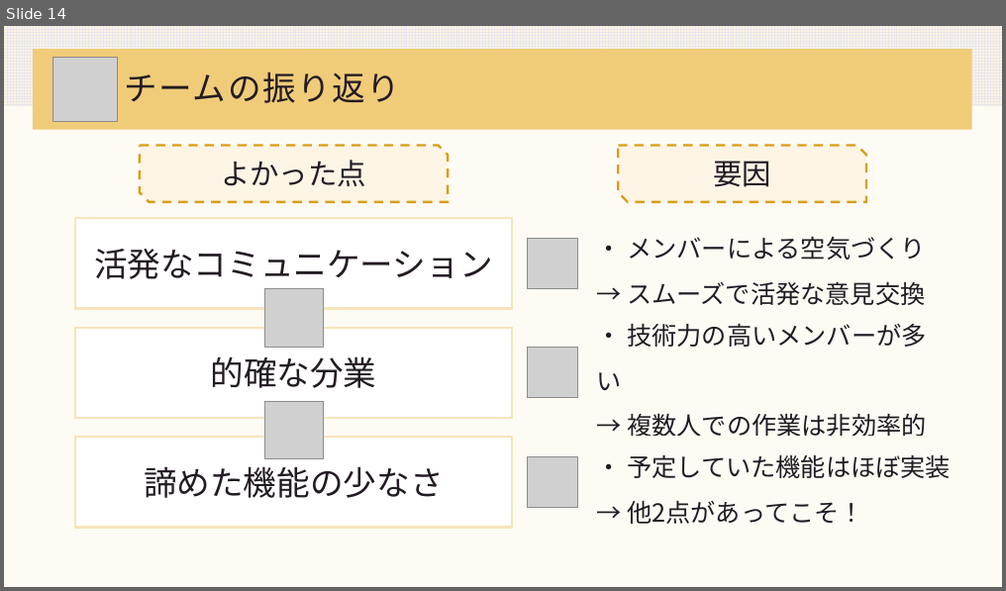
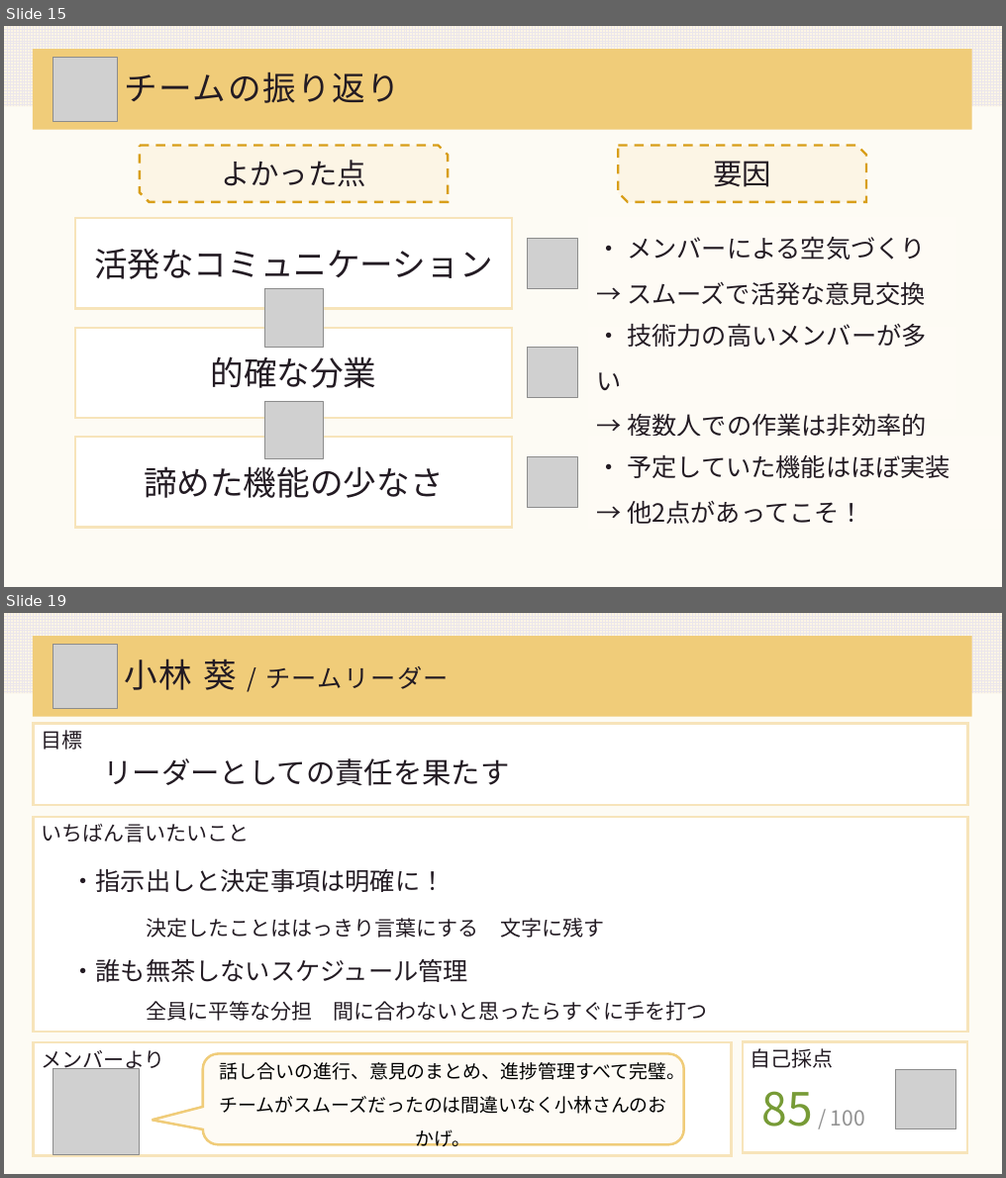
Before and after one commit to DOJO-2021/A-4, a slide deck: documents/worldMap発表資料改良.pptx. Shown one above the other, each under a label of ours: slide 14 before the commit, slides 15 and 19 after it; the slides between them are not shown. The pictures are 1006x591 and 1006x1178 pixels, drawn with LibreOffice and Linux fonts; fonts in the diff are those of the drawing; grey boxes stand for pictures. Boxes give left, top, right and bottom in pixels: in the first picture for what was removed or moved away, otherwise in the second. Text is boxed around its words. In the diff, an @@ line names an element or a change of style, - is before the commit and + after.

```diff
--- a/documents/worldMap発表資料改良.pptx
+++ b/documents/worldMap発表資料改良.pptx
@@ slide 19 added at bbox=[4, 613, 1002, 1174], background #FCF5E5 at 40% opacity; not listed: 2 template elements that a slide beside it also shows @@
@@ picture added at bbox=[54, 645, 117, 708] @@
@@ title added at bbox=[125, 659, 449, 690], 24 pt, text #231B23 @@
+小林 葵 / チームリーダー
@@ rectangle added at bbox=[33, 724, 967, 805], fill #FFFFFF, outline #F7E4BA 2.25 pt, 20 pt, text #231B23 @@
+目標
@@ text added at bbox=[104, 759, 510, 786], 28 pt, text #231B23 @@
+リーダーとしての責任を果たす
@@ rectangle added at bbox=[33, 817, 967, 1032], fill #FFFFFF, outline #F7E4BA 2.25 pt, 20 pt, text #231B23 @@
+いちばん言いたいこと
@@ text added at bbox=[71, 869, 707, 1021], 20 pt, text #231B23 @@
+・指示出しと決定事項は明確に！
+決定したことははっきり言葉にする 文字に残す
+・誰も無茶しないスケジュール管理
+全員に平等な分担 間に合わないと思ったらすぐに手を打つ
@@ rectangle added at bbox=[33, 1044, 731, 1157], fill #FFFFFF, outline #F7E4BA 2.25 pt, 20 pt, text #231B23 @@
+メンバーより
@@ rounded speech box added at bbox=[203, 1054, 684, 1145], fill #FEFBF5, outline #F0CC79 2.25 pt, 18 pt, text #000000 @@
+わわ
@@ rounded speech box added at bbox=[203, 1054, 684, 1145], fill #FEFBF5, outline #F0CC79 2.25 pt, 18 pt, text #000000 @@
+話し合いの進行、意見のまとめ、進捗管理すべて完璧。
+チームがスムーズだったのは間違いなく小林さんのおかげ。
@@ rectangle added at bbox=[743, 1042, 967, 1153], fill #FFFFFF, outline #F7E4BA 2.25 pt, 20 pt, text #231B23 @@
+自己採点
@@ picture added at bbox=[54, 1069, 140, 1155] @@
@@ picture added at bbox=[896, 1069, 955, 1130] @@
@@ text added at bbox=[762, 1091, 865, 1127], 20 pt, text #929292 @@
+85 / 100
@@ what was slide 14 is now slide 15 @@
```
Also in this commit, not shown: 14 slides changed, 5 other slides added, 1 slide removed.
